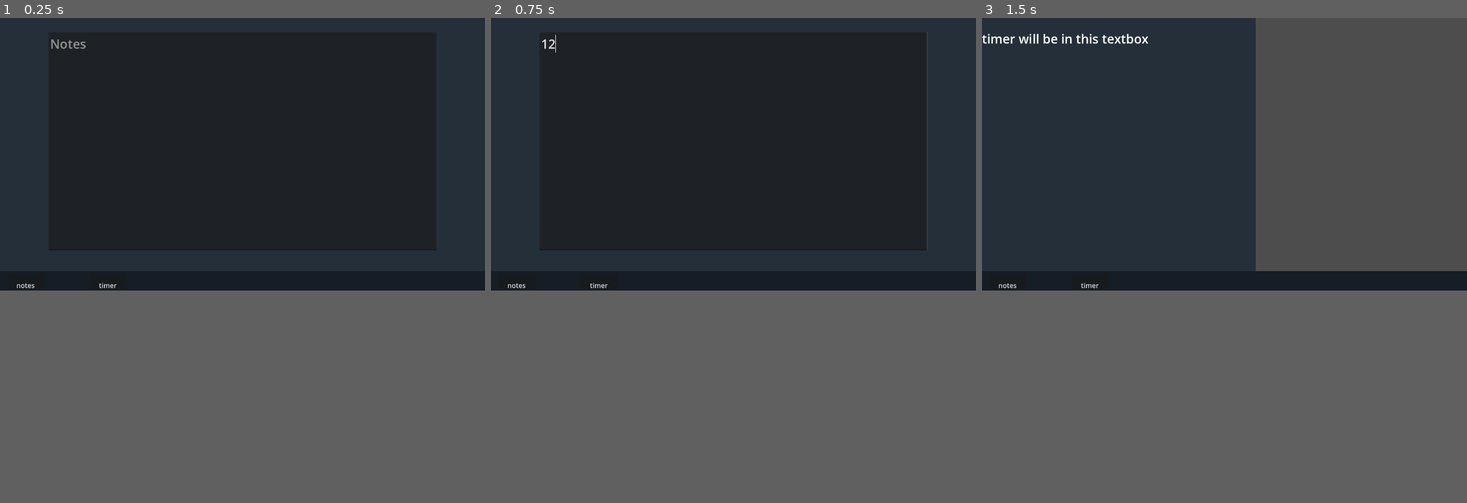
Above: before the commit, frames 1-3 (left to right).
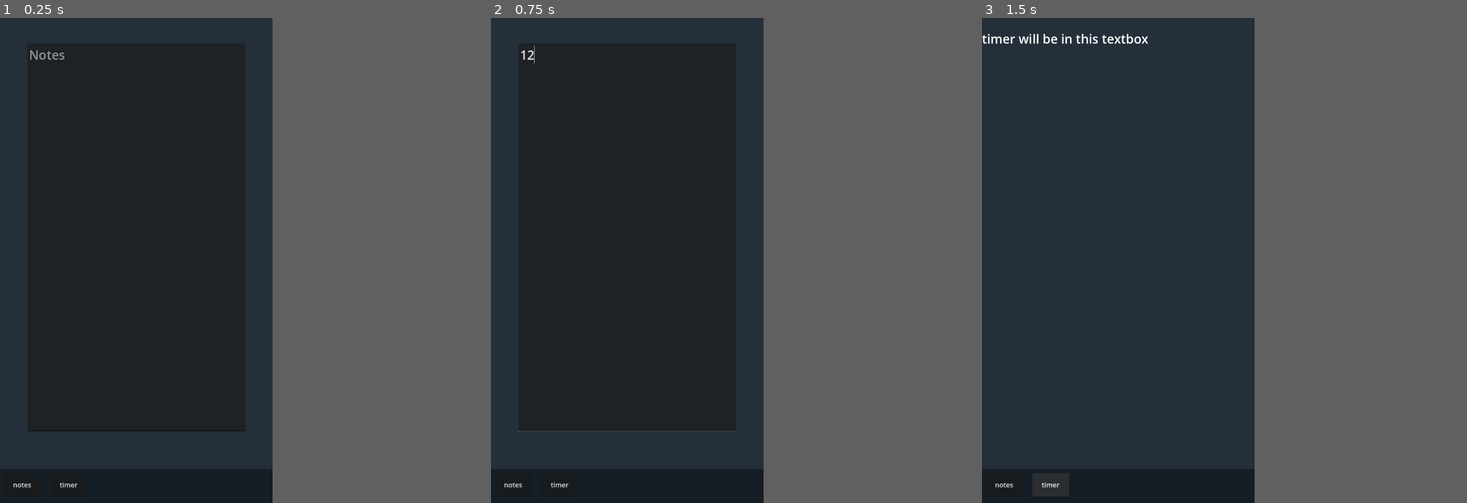
Above: after the commit, the same moments.

Repository: Visio-Lumen/ayro
Game: Godot game, scene res://textbox.tscn
Same seed, same stepped clock (60 frames per second), same inputs: the game is played once before the commit and once after it.
Inputs (mouse positions are in pixels of both pictures, inside the frame that each line leads up to):
- Up to frame 1 (0.25 s): no input
- Up to frame 2 (0.75 s): click (733, 139) at 0.52 s; type "12" at 0.6 s
- Up to frame 3 (1.5 s): click "timer" at 1.25 s
In our replay, the window is 799x449 before the commit and 449x799 after it. These sizes can differ from the game's own. Grey fills any space a smaller window leaves; there, only what the larger window draws over its background counts as a difference.

The runs differ from the first frame. In frame 1, 0.3% of the frame differs, in the area x 1-57%, y 4-97%; in frame 2, 0.4%; in frame 3, 2.8%, in the area x 0-100%, y 0-99%.

Commit message:
EVERYTHING IS RELATIVE FINALLY
IM DONE WITH MATH FOREVER MUAHAHAHHAHAHAHA

Diff:
--- a/button1.gd
+++ b/button1.gd
@@ -6,6 +6,7 @@
 func _process(delta):
 	position.y = $"../button2".position.y
 	position.x = (($"../bar".position.x+((300.0/648.0)*get_viewport_rect().size.x))/5)*2
+	size = $"../button2".size
 
 
 func _on_pressed():
--- a/button2.gd
+++ b/button2.gd
@@ -5,6 +5,7 @@
 func _ready():
 	position.y = $"../bar".position.y + ((10.0/1152)*get_viewport_rect().size.y)
 	position.x = ($"../bar".position.x+((50.0/648.0)*get_viewport_rect().size.x))/5
+	size = Vector2((87.0/1152.0)*get_viewport_rect().size.y,(55.0/1152.0)*get_viewport_rect().size.y)
 
 
 # Called every frame. 'delta' is the elapsed time since the previous frame.
--- a/project.godot
+++ b/project.godot
@@ -15,6 +15,11 @@
 config/features=PackedStringArray("4.1", "Mobile")
 config/icon="res://icon.svg"
 
+[display]
+
+window/size/viewport_width=648
+window/size/viewport_height=1152
+
 [rendering]
 
 renderer/rendering_method="mobile"
